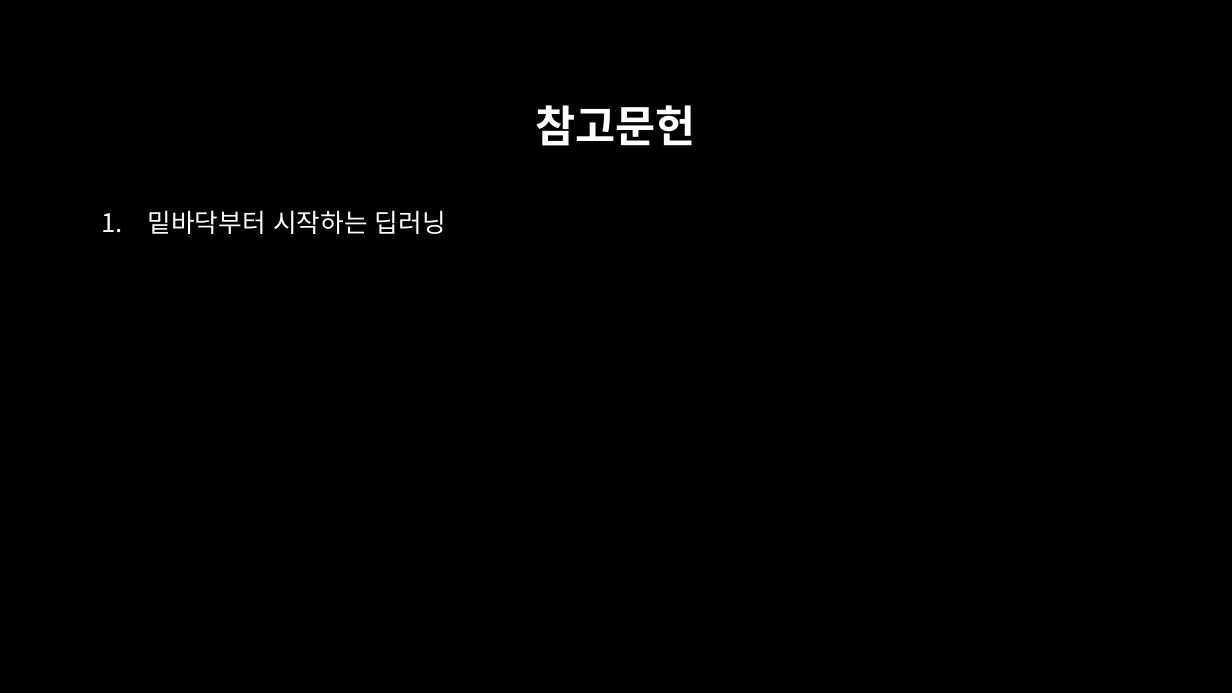
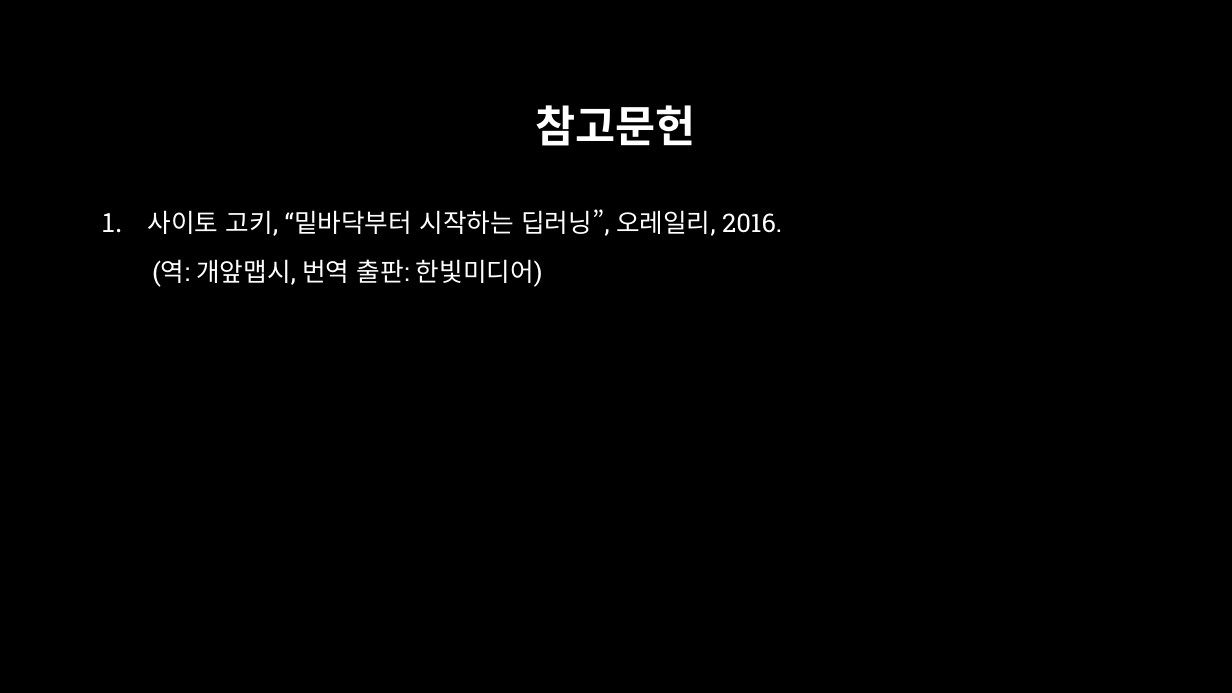
Before and after one commit to across0406/2017-GNU-Science-Camp-of-Computer-Science, a slide deck: slide 9 of ppt/4. 퍼셉트론 및 신경망.pptx (slide 4 before the commit). Drawn at 1232x693 pixels with LibreOffice and Linux fonts; fonts in the diff are those of the drawing; background and template pictures are left out. Boxes give left, top, right and bottom in pixels: in the first picture for what was removed or moved away, otherwise in the second. Text is boxed around its words. In the diff, an @@ line names an element or a change of style, - is before the commit and + after.

```diff
--- a/ppt/4. 퍼셉트론 및 신경망.pptx
+++ b/ppt/4. 퍼셉트론 및 신경망.pptx
@@ text at (148,209,782,287): text changed @@
-1. 밑바닥부터 시작하는 딥러닝
+1. 사이토 고키, “밑바닥부터 시작하는 딥러닝”, 오레일리, 2016.
+(역: 개앞맵시, 번역 출판: 한빛미디어)
```
Also in this commit, not shown: 2 other slides changed, 6 slides added, 6 other files.
